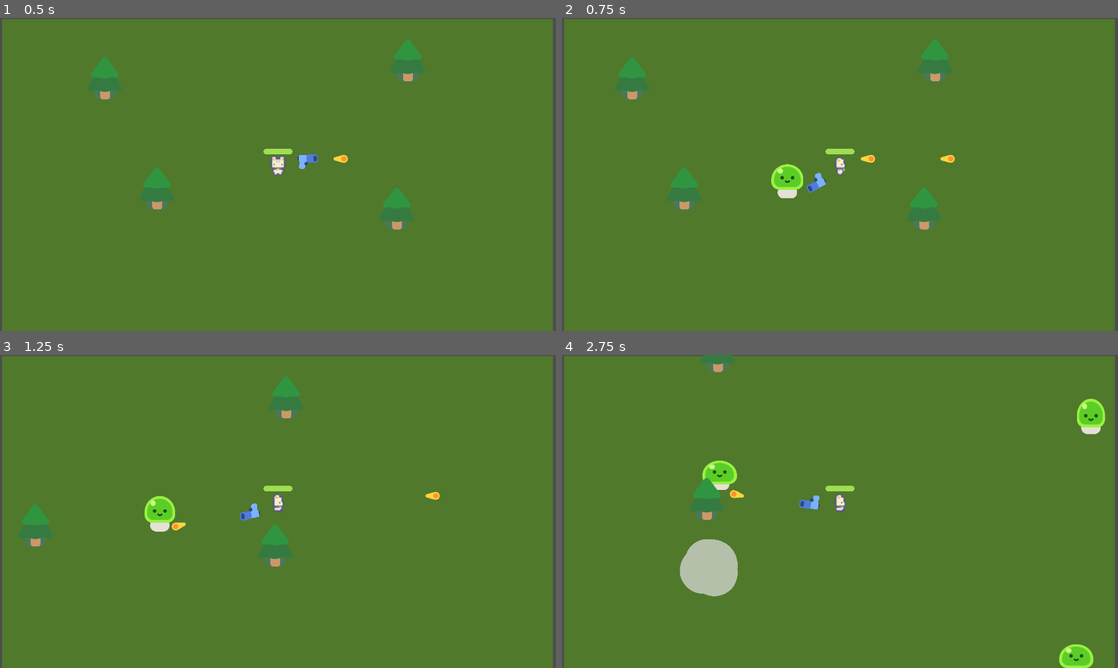
Above: before the commit, frames 1-4 (two rows, left to right).
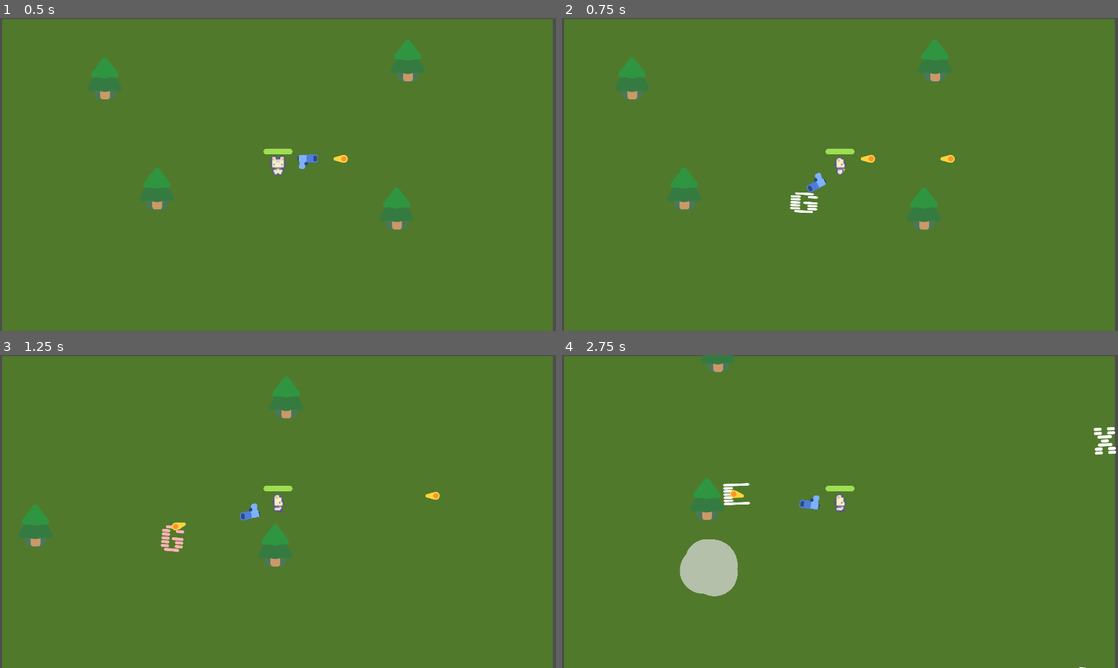
Above: after the commit, the same moments.

Repository: cu-jonas/cozy_cook
Game: Godot game, scene res://game.tscn
Same seed, same stepped clock (60 frames per second), same inputs: the game is played once before the commit and once after it.
Inputs:
- Up to frame 1 (0.5 s): no input
- Up to frame 2 (0.75 s): tap Enter at 0.5 s; hold D (move_right) from 0.53 s (still down)
- Up to frame 3 (1.25 s): keep holding D (move_right)
- Up to frame 4 (2.75 s): release D (move_right) at 1.28 s; hold S (move_down) 1.28-2.03 s; hold D (move_right) from 2.03 s (still down)

Frame 1 is identical in both runs. In frame 2, 0.7% of the frame differs, in the area x 37-47%, y 46-63%; in frame 3, 0.7%; in frame 4, 1.6%, in the area x 25-100%, y 14-100%.

Commit message:
added new glyphy enemy type and added some fun animations to it

Diff:
--- /dev/null
+++ b/characters/glyphy/glyphy.gd
@@ -0,0 +1,12 @@
+extends Node2D
+
+func _ready() -> void:
+	%Label.text = char(randi_range(65, 91))  # ASCII codes 65-90 inclusive
+
+func play_walk():
+	%AnimationPlayer.play("wobble_walk")
+
+
+func play_hurt():
+	%AnimationPlayer.play("hurt")
+	%AnimationPlayer.queue("wobble_walk")
--- /dev/null
+++ b/characters/glyphy/glyphy.tscn
@@ -0,0 +1,162 @@
+[gd_scene load_steps=9 format=3 uid="uid://bfgmchppptbbp"]
+
+[ext_resource type="Script" uid="uid://bgt1m3nbvryay" path="res://characters/glyphy/glyphy.gd" id="1_l8hny"]
+[ext_resource type="FontFile" uid="uid://bmfccjxytgkd6" path="res://characters/glyphy/sixtyfour.ttf" id="1_tm2w0"]
+
+[sub_resource type="Animation" id="Animation_l8hny"]
+length = 0.001
+tracks/0/type = "value"
+tracks/0/imported = false
+tracks/0/enabled = true
+tracks/0/path = NodePath(".:scale")
+tracks/0/interp = 1
+tracks/0/loop_wrap = true
+tracks/0/keys = {
+"times": PackedFloat32Array(0),
+"transitions": PackedFloat32Array(1),
+"update": 0,
+"values": [Vector2(1, 1)]
+}
+
+[sub_resource type="Animation" id="Animation_idle"]
+resource_name = "idle"
+length = 1.2
+loop_mode = 1
+tracks/0/type = "value"
+tracks/0/imported = false
+tracks/0/enabled = true
+tracks/0/path = NodePath(".:scale")
+tracks/0/interp = 2
+tracks/0/loop_wrap = true
+tracks/0/keys = {
+"times": PackedFloat32Array(0, 0.4, 0.8, 1.2),
+"transitions": PackedFloat32Array(1, 1, 1, 1),
+"update": 0,
+"values": [Vector2(1, 1), Vector2(1.05, 0.95), Vector2(0.95, 1.05), Vector2(1, 1)]
+}
+tracks/1/type = "value"
+tracks/1/imported = false
+tracks/1/enabled = true
+tracks/1/path = NodePath(".:position:y")
+tracks/1/interp = 2
+tracks/1/loop_wrap = true
+tracks/1/keys = {
+"times": PackedFloat32Array(0, 0.6, 1.2),
+"transitions": PackedFloat32Array(1, 1, 1),
+"update": 0,
+"values": [0, -2, 0]
+}
+
+[sub_resource type="Animation" id="Animation_tm2w0"]
+resource_name = "walk"
+loop_mode = 1
+tracks/0/type = "value"
+tracks/0/imported = false
+tracks/0/enabled = true
+tracks/0/path = NodePath(".:scale")
+tracks/0/interp = 2
+tracks/0/loop_wrap = true
+tracks/0/keys = {
+"times": PackedFloat32Array(0, 0.3, 0.666667, 1),
+"transitions": PackedFloat32Array(1, 1, 1, 1),
+"update": 0,
+"values": [Vector2(1, 1), Vector2(0.8, 0.8), Vector2(1.2, 1.2), Vector2(1, 1)]
+}
+
+[sub_resource type="Animation" id="Animation_wobble_walk"]
+resource_name = "wobble_walk"
+length = 0.6
+loop_mode = 1
+tracks/0/type = "value"
+tracks/0/imported = false
+tracks/0/enabled = true
+tracks/0/path = NodePath(".:scale")
+tracks/0/interp = 2
+tracks/0/loop_wrap = true
+tracks/0/keys = {
+"times": PackedFloat32Array(0, 0.2, 0.4, 0.6),
+"transitions": PackedFloat32Array(1, 1, 1, 1),
+"update": 0,
+"values": [Vector2(1, 1), Vector2(1.2, 0.8), Vector2(0.8, 1.2), Vector2(1, 1)]
+}
+tracks/1/type = "value"
+tracks/1/imported = false
+tracks/1/enabled = true
+tracks/1/path = NodePath(".:rotation_degrees")
+tracks/1/interp = 2
+tracks/1/loop_wrap = true
+tracks/1/keys = {
+"times": PackedFloat32Array(0, 0.3, 0.6),
+"transitions": PackedFloat32Array(1, 1, 1),
+"update": 0,
+"values": [-5, 5, -5]
+}
+tracks/2/type = "value"
+tracks/2/imported = false
+tracks/2/enabled = true
+tracks/2/path = NodePath(".:position:y")
+tracks/2/interp = 2
+tracks/2/loop_wrap = true
+tracks/2/keys = {
+"times": PackedFloat32Array(0, 0.3, 0.6),
+"transitions": PackedFloat32Array(1, 1, 1),
+"update": 0,
+"values": [0, -5, 0]
+}
+
+[sub_resource type="Animation" id="Animation_hurt"]
+resource_name = "hurt"
+length = 0.5
+tracks/0/type = "value"
+tracks/0/imported = false
+tracks/0/enabled = true
+tracks/0/path = NodePath(".:scale")
+tracks/0/interp = 2
+tracks/0/loop_wrap = true
+tracks/0/keys = {
+"times": PackedFloat32Array(0, 0.1, 0.25, 0.5),
+"transitions": PackedFloat32Array(1, 1, 1, 1),
+"update": 0,
+"values": [Vector2(1, 1), Vector2(1.2, 0.8), Vector2(0.95, 1.05), Vector2(1, 1)]
+}
+tracks/1/type = "value"
+tracks/1/imported = false
+tracks/1/enabled = true
+tracks/1/path = NodePath(".:modulate")
+tracks/1/interp = 2
+tracks/1/loop_wrap = true
+tracks/1/keys = {
+"times": PackedFloat32Array(0, 0.1, 0.5),
+"transitions": PackedFloat32Array(1, 1, 1),
+"update": 0,
+"values": [Color(1, 1, 1, 1), Color(1, 0, 0, 1), Color(1, 1, 1, 1)]
+}
+
+[sub_resource type="AnimationLibrary" id="AnimationLibrary_rl4ef"]
+_data = {
+&"RESET": SubResource("Animation_l8hny"),
+&"hurt": SubResource("Animation_hurt"),
+&"idle": SubResource("Animation_idle"),
+&"walk": SubResource("Animation_tm2w0"),
+&"wobble_walk": SubResource("Animation_wobble_walk")
+}
+
+[node name="Glyphy" type="Node2D"]
+script = ExtResource("1_l8hny")
+
+[node name="Label" type="Label" parent="."]
+unique_name_in_owner = true
+offset_right = 100.0
+offset_bottom = 101.0
+rotation = -0.0872665
+theme_override_fonts/font = ExtResource("1_tm2w0")
+theme_override_font_sizes/font_size = 100
+text = "A"
+horizontal_alignment = 1
+vertical_alignment = 1
+
+[node name="AnimationPlayer" type="AnimationPlayer" parent="Label"]
+unique_name_in_owner = true
+libraries = {
+&"": SubResource("AnimationLibrary_rl4ef")
+}
--- a/characters/mob/mob.gd
+++ b/characters/mob/mob.gd
@@ -6,7 +6,7 @@
 
 
 func _ready():
-	%Slime.play_walk()
+	%Glyphy.play_walk()
 
 func _physics_process(delta: float):
 	var direction = global_position.direction_to(player.global_position)
@@ -16,7 +16,7 @@
 func take_damage():
 	health -= 1
 
-	%Slime.play_hurt()
+	%Glyphy.play_hurt()
 
 	if health == 0:
 		queue_free()
--- a/characters/mob/mob.tscn
+++ b/characters/mob/mob.tscn
@@ -1,7 +1,8 @@
-[gd_scene load_steps=4 format=3 uid="uid://dw1d2ljfsko4"]
+[gd_scene load_steps=5 format=3 uid="uid://dw1d2ljfsko4"]
 
 [ext_resource type="PackedScene" uid="uid://ogik4s70pgwl" path="res://characters/slime/slime.tscn" id="1_dy6sc"]
 [ext_resource type="Script" uid="uid://c2l46rwmi02rp" path="res://characters/mob/mob.gd" id="1_nokgg"]
+[ext_resource type="PackedScene" uid="uid://bfgmchppptbbp" path="res://characters/glyphy/glyphy.tscn" id="3_w34ve"]
 
 [sub_resource type="CircleShape2D" id="CircleShape2D_nokgg"]
 radius = 50.0899
@@ -13,6 +14,10 @@
 
 [node name="Slime" parent="." instance=ExtResource("1_dy6sc")]
 unique_name_in_owner = true
+visible = false
+
+[node name="Glyphy" parent="." instance=ExtResource("3_w34ve")]
+unique_name_in_owner = true
 
 [node name="CollisionShape2D" type="CollisionShape2D" parent="."]
 position = Vector2(0, -28)
Not shown, added: characters/glyphy/glyphy.gd.uid
Binary file added: characters/glyphy/sixtyfour.ttf
Not shown, added: characters/glyphy/sixtyfour.ttf.import
Not shown, changed: .gitignore
Not shown, changed: README.md
